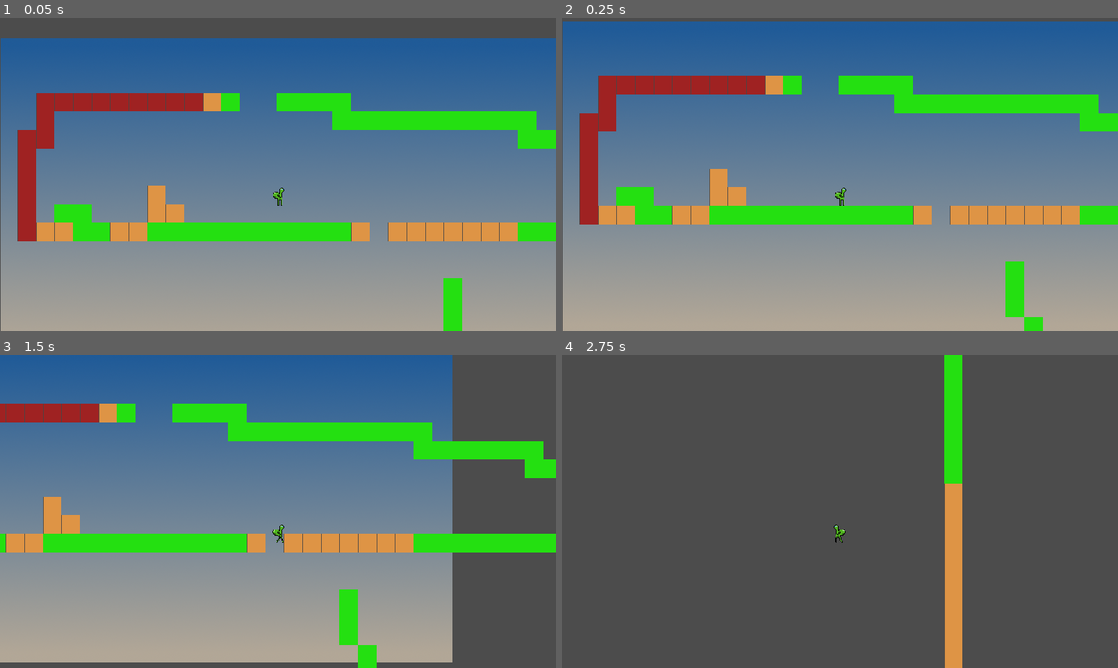
Above: before the commit, frames 1-4 (two rows, left to right).
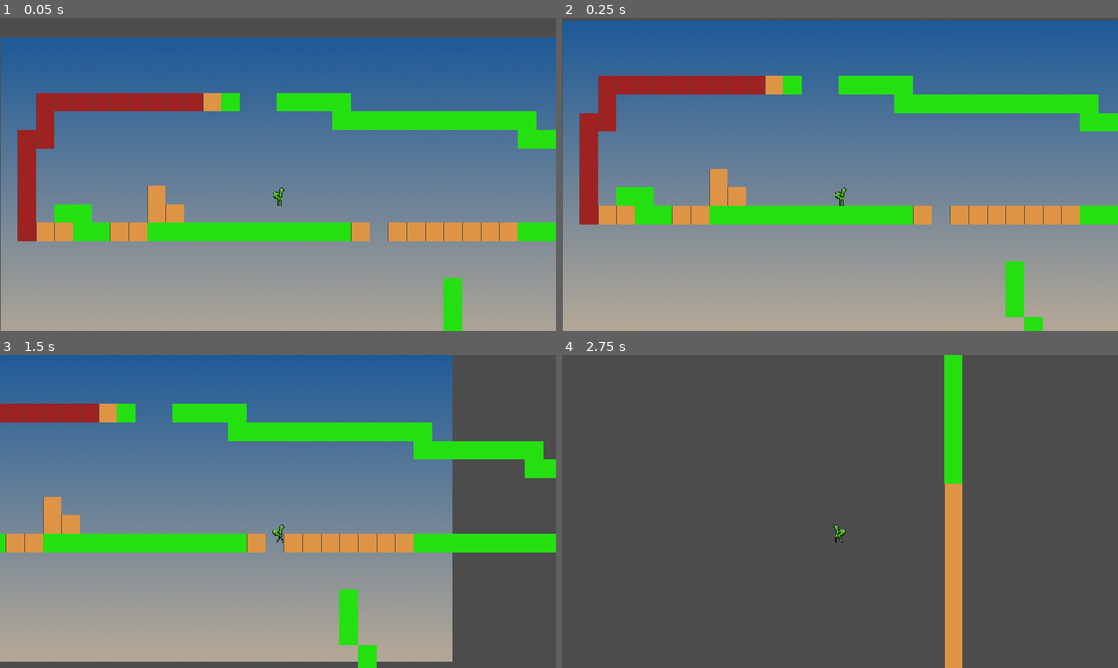
Above: after the commit, the same moments.

Repository: llister15/SCDM
Game: Godot game, scene res://Scenes/Levels/Test Movement World.tscn
Same seed, same stepped clock (60 frames per second), same inputs: the game is played once before the commit and once after it.
Inputs:
- Up to frame 1 (0.05 s): no input
- Up to frame 2 (0.25 s): no input
- Up to frame 3 (1.5 s): tap Enter at 0.5 s; hold Right (ui_right) from 0.53 s (still down); tap Space (jump) at 0.6, 0.77, 1.07, 1.35 s
- Up to frame 4 (2.75 s): tap Space (jump) at 1.52, 1.82, 2.1 s; release Right (ui_right) at 2.03 s; hold Left (ui_left) from 2.03 s (still down)

The runs differ from the first frame. In frame 1, 0.2% of the frame differs, in the area x 0-100%, y 6-7%; in frame 2, 0.2%; in frame 3, 0.2%; in frame 4, nothing differs.

Commit message:
Fixed sound script

Diff:
--- a/Scenes/Levels/Test Movement World.tscn
+++ b/Scenes/Levels/Test Movement World.tscn
@@ -1,8 +1,9 @@
-[gd_scene load_steps=8 format=2]
+[gd_scene load_steps=9 format=2]
 
 [ext_resource path="res://Sprites/bg_Sky.png" type="Texture" id=1]
 [ext_resource path="res://Scenes/Assets/player.tscn" type="PackedScene" id=2]
 [ext_resource path="res://Sprites/TileSet Asphalt.png" type="Texture" id=3]
+[ext_resource path="res://Sounds/jumpsound.ogg" type="AudioStream" id=5]
 
 [sub_resource type="ConvexPolygonShape2D" id=1]
 points = PoolVector2Array( 0, 0, 32, 0, 32, 32, 0, 32 )
@@ -66,11 +67,14 @@
 [node name="Test Movement World" type="Node"]
 
 [node name="Background" type="Sprite" parent="."]
-position = Vector2( 3.60606, -16.3408 )
+position = Vector2( 3.60606, -17.1982 )
 texture = ExtResource( 1 )
 
 [node name="Player" parent="." instance=ExtResource( 2 )]
 position = Vector2( 2, 0 )
+
+[node name="JumpSound" type="AudioStreamPlayer" parent="Player"]
+stream = ExtResource( 5 )
 
 [node name="TileMap" type="TileMap" parent="."]
 tile_set = SubResource( 4 )
--- a/Scripts/player.gd
+++ b/Scripts/player.gd
@@ -10,8 +10,6 @@
 var is_jumping: bool = false
 # Character Stats
 export var hp: int = 100
-# Sounds
-var jumpsfx = AudioStreamPlayer.new();
 
 func _physics_process(delta: float) -> void:
 	movement()
@@ -28,7 +26,7 @@
 	if left and !right:
 		# Animating the sprite
 		$AnimatedSprite.play("Run")
-		get_node("AnimatedSprite").set_flip_h(true)
+		$AnimatedSprite.set_flip_h(true)
 		# Applying the user input into movement
 		if velo.x < -max_speed:
 			velo.x = -max_speed
@@ -37,7 +35,7 @@
 	if right and !left:
 		# Animating the sprite
 		$AnimatedSprite.play("Run")
-		get_node("AnimatedSprite").set_flip_h(false)
+		$AnimatedSprite.set_flip_h(false)
 		if velo.x > max_speed:
 			velo.x = max_speed
 		else:
@@ -53,9 +51,7 @@
 	if jump and is_on_floor():
 		is_jumping = true
 		velo.y -= jump_force
-		self.add_child(jumpsfx);
-		jumpsfx.stream = load("res://Sounds/jumpsound.ogg");
-		jumpsfx.play();
+		$JumpSound.play()
 	elif cancel_jump and !is_on_floor() and is_jumping == true:
 		if velo.y < 0:
 			velo.y += jump_force / 4
--- a/project.godot
+++ b/project.godot
@@ -28,7 +28,6 @@
 
 window/size/width=960
 window/size/height=540
-window/size/always_on_top=true
 window/stretch/mode="2d"
 window/stretch/aspect="keep"
 
